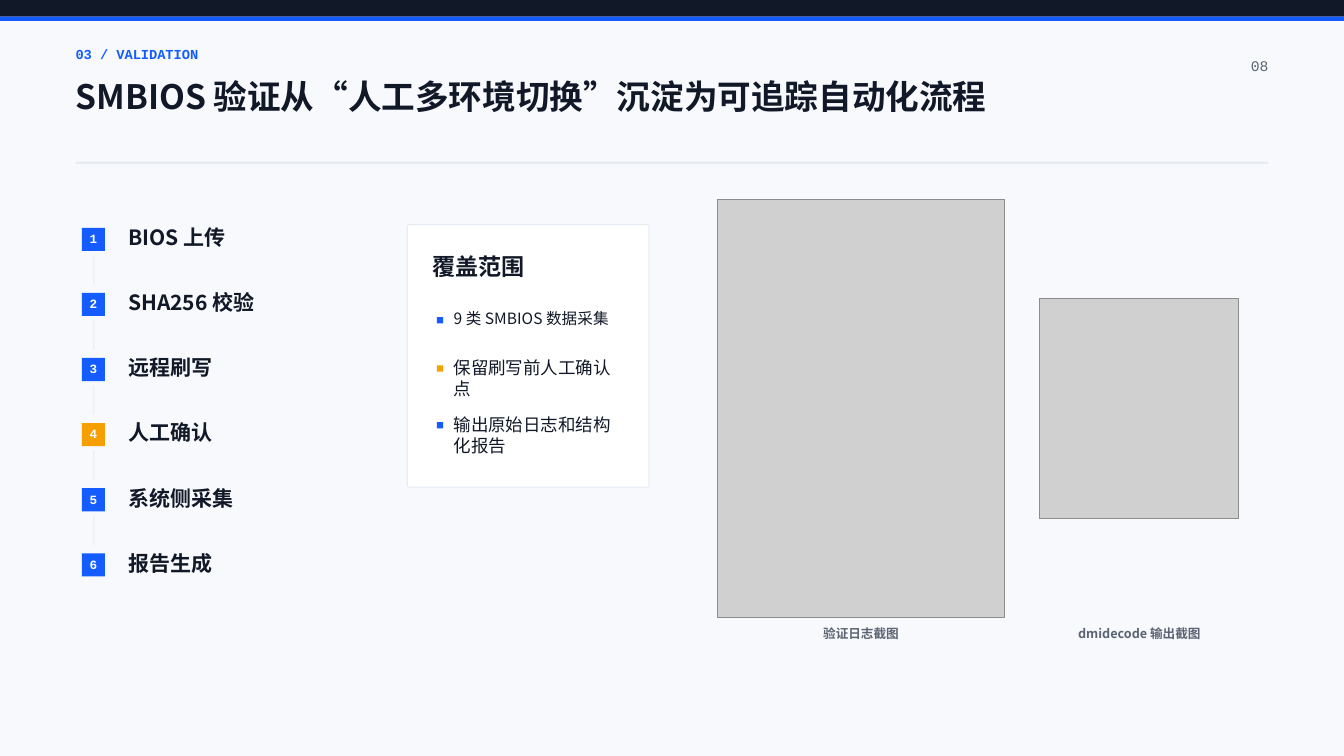
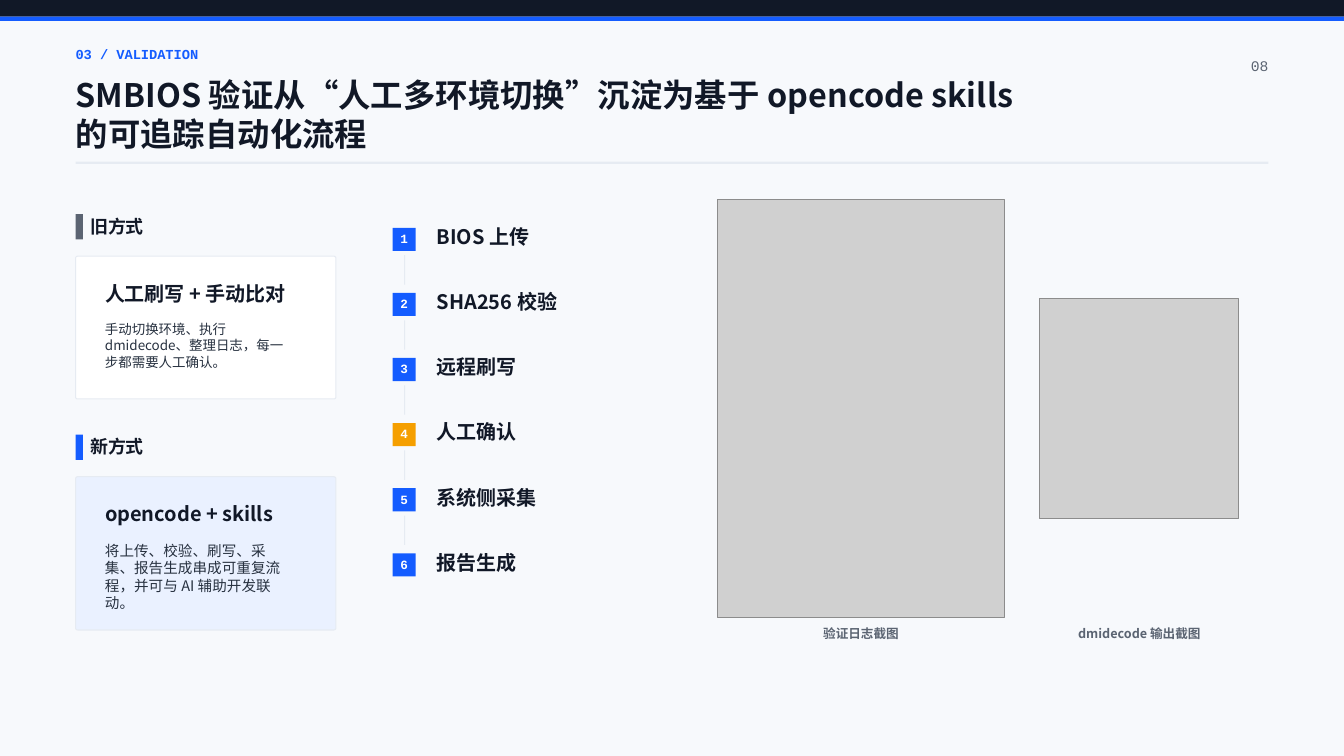
Before and after one commit to mhlucifer/personal-coach, a slide deck: slide 8 of ppt_work/bios_ai_stage_report_package_20260528/05_BIOS_AI_阶段汇报_瑞士工程风.pptx. Drawn at 1344x756 pixels with LibreOffice and Linux fonts; fonts in the diff are those of the drawing; grey boxes stand for pictures. Boxes give left, top, right and bottom in pixels: in the first picture for what was removed or moved away, otherwise in the second. Text is boxed around its words. In the diff, an @@ line names an element or a change of style, - is before the commit and + after.

Commit message:
Update BIOS AI report evidence package

```diff
--- a/ppt_work/bios_ai_stage_report_package_20260528/05_BIOS_AI_阶段汇报_瑞士工程风.pptx
+++ b/ppt_work/bios_ai_stage_report_package_20260528/05_BIOS_AI_阶段汇报_瑞士工程风.pptx
@@ text at bbox=[76, 79, 1013, 149]: text changed; size 24 to 23.1 pt @@
-SMBIOS 验证从“人工多环境切换”沉淀为可追踪自动化流程
+SMBIOS 验证从“人工多环境切换”沉淀为基于 opencode skills 的可追踪自动化流程
@@ rectangle added at bbox=[76, 214, 83, 239], fill #5B6472 @@
@@ text added at bbox=[90, 217, 144, 235], 12.8 pt, text #111827, bold @@
+旧方式
@@ rounded rectangle removed at bbox=[407, 225, 649, 487] @@
@@ text "BIOS 上传": place and size @@
-text "BIOS 上传" at bbox=[128, 227, 225, 247]
+text "BIOS 上传" at bbox=[437, 227, 529, 246]
@@ rounded rectangle added at bbox=[76, 256, 336, 399], fill #FFFFFF, outline #E6EBF2 0.75 pt @@
@@ text removed at bbox=[433, 251, 525, 280] @@
-覆盖范围
@@ text added at bbox=[105, 284, 286, 303], 14.2 pt, text #111827, bold @@
+人工刷写 + 手动比对
@@ rectangle: place and size @@
-rectangle at bbox=[437, 318, 443, 324]
+rectangle at bbox=[393, 293, 416, 317]
@@ text "SHA256 校验": place and size @@
-text "SHA256 校验" at bbox=[128, 292, 254, 312]
+text "SHA256 校验" at bbox=[437, 292, 557, 311]
@@ text added at bbox=[105, 322, 283, 368], 9.6 pt, text #273140 @@
+手动切换环境、执行 dmidecode、整理日志，每一步都需要人工确认。
@@ text removed at bbox=[454, 311, 608, 326] @@
-9 类 SMBIOS 数据采集
@@ text "远程刷写": place and size @@
-text "远程刷写" at bbox=[128, 357, 212, 377]
+text "远程刷写" at bbox=[437, 357, 517, 376]
@@ text removed at bbox=[454, 359, 611, 397] @@
-保留刷写前人工确认点
@@ rectangle removed at bbox=[437, 365, 443, 371] @@
@@ text removed at bbox=[454, 416, 611, 454] @@
-输出原始日志和结构化报告
@@ rectangle: place and size @@
-rectangle at bbox=[82, 488, 105, 511]
+rectangle at bbox=[76, 435, 83, 460]
@@ text added at bbox=[90, 437, 144, 455], 12.8 pt, text #111827, bold @@
+新方式
@@ text "人工确认": place and size @@
-text "人工确认" at bbox=[128, 422, 212, 442]
+text "人工确认" at bbox=[437, 422, 517, 441]
@@ rectangle removed at bbox=[437, 422, 443, 429] @@
@@ rounded rectangle added at bbox=[76, 477, 336, 630], fill #EAF1FF, outline #E6EBF2 0.75 pt @@
@@ text added at bbox=[105, 505, 273, 526], 14.2 pt, text #111827, bold @@
+opencode + skills
@@ rectangle: place and size @@
-rectangle at bbox=[82, 293, 105, 317]
+rectangle at bbox=[393, 488, 416, 511]
@@ text "系统侧采集": place and size @@
-text "系统侧采集" at bbox=[128, 488, 233, 508]
+text "系统侧采集" at bbox=[437, 488, 537, 507]
@@ text added at bbox=[105, 543, 280, 609], 10.4 pt, text #273140 @@
+将上传、校验、刷写、采集、报告生成串成可重复流程，并可与 AI 辅助开发联动。
@@ 9 rectangles, 6 texts: place and size @@
-9 rectangles, 6 texts at bbox=[82, 228, 105, 577]
+9 rectangles, 6 texts at bbox=[393, 228, 416, 577]
@@ size 15 to 14.2 pt in 6 elements at bbox=[437, 227, 529, 246], bbox=[437, 292, 557, 311], bbox=[437, 357, 517, 376], bbox=[437, 422, 517, 441], bbox=[437, 488, 537, 507], bbox=[437, 553, 517, 572] @@
@@ text "报告生成": place and size @@
-text "报告生成" at bbox=[128, 553, 212, 573]
+text "报告生成" at bbox=[437, 553, 517, 572]
```
Also in this commit, not shown: 9 other slides changed, 8 other files.
